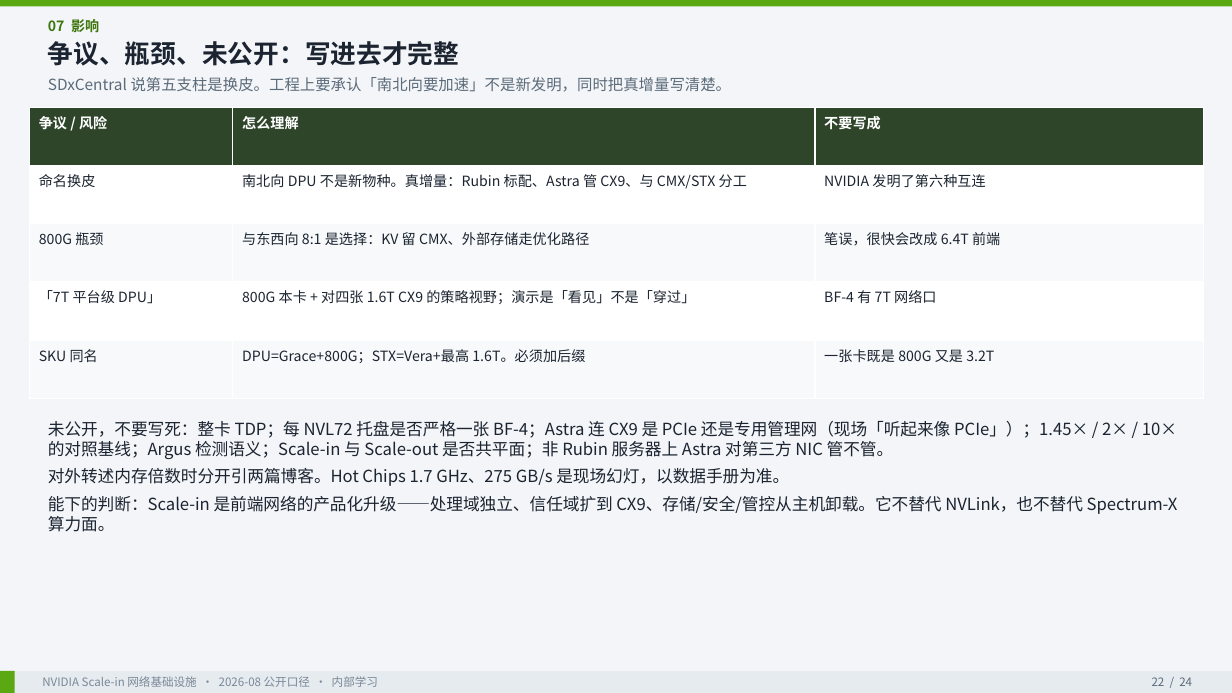
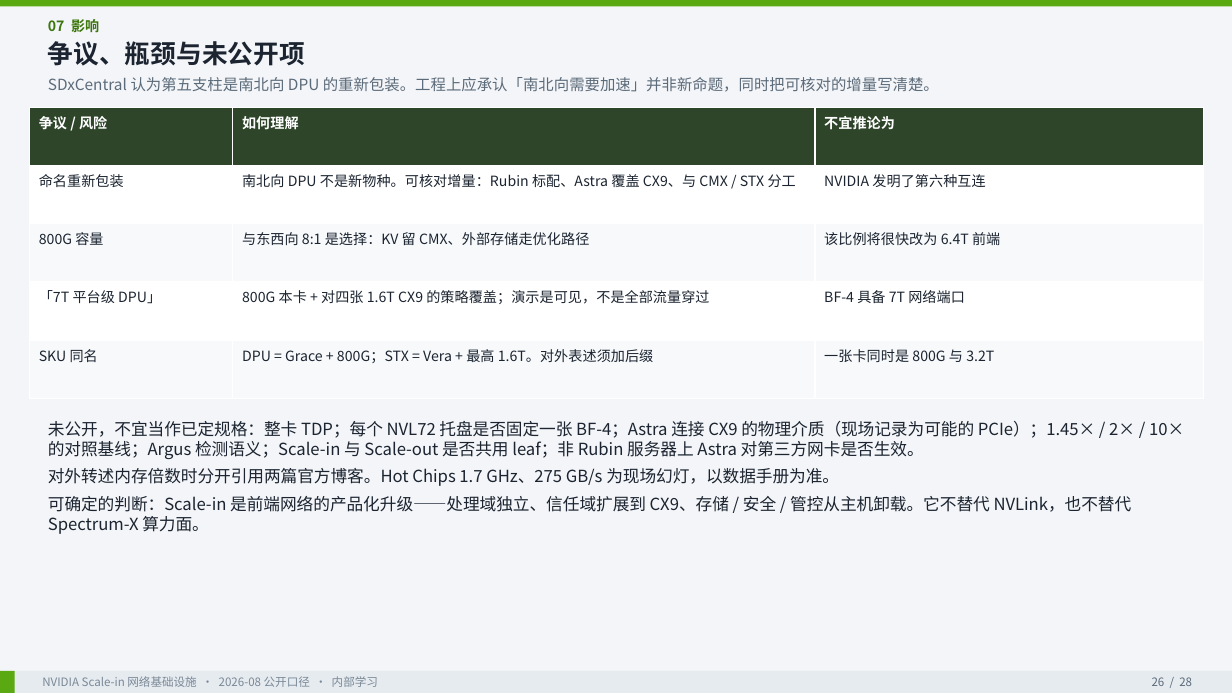
Before and after one commit to ghsshou/ai_work, a slide deck: slide 26 of docs/nvidia-scale-in/NVIDIA_Scale_in_网络基础设施洞察.pptx (slide 22 before the commit). Drawn at 1232x693 pixels with LibreOffice and Linux fonts; fonts in the diff are those of the drawing. Boxes give left, top, right and bottom in pixels: in the first picture for what was removed or moved away, otherwise in the second. Text is boxed around its words. In the diff, an @@ line names an element or a change of style, - is before the commit and + after.

```diff
--- a/docs/nvidia-scale-in/NVIDIA_Scale_in_网络基础设施洞察.pptx
+++ b/docs/nvidia-scale-in/NVIDIA_Scale_in_网络基础设施洞察.pptx
@@ text at (48, 41, 305, 66): text changed @@
-争议、瓶颈、未公开：写进去才完整
+争议、瓶颈与未公开项
@@ text at (48, 77, 939, 92): text changed @@
-SDxCentral 说第五支柱是换皮。工程上要承认「南北向要加速」不是新发明，同时把真增量写清楚。
+SDxCentral 认为第五支柱是南北向 DPU 的重新包装。工程上应承认「南北向需要加速」并非新命题，同时把可核对的增量写清楚。
@@ table at (30, 107, 1203, 398) @@
-row 1, column 2: 怎么理解
+row 1, column 2: 如何理解
-row 1, column 3: 不要写成
+row 1, column 3: 不宜推论为
-row 2, column 1: 命名换皮
+row 2, column 1: 命名重新包装
-row 2, column 2: 南北向 DPU 不是新物种。真增量：Rubin 标配、Astra 管 CX9、与 CMX/STX 分工
+row 2, column 2: 南北向 DPU 不是新物种。可核对增量：Rubin 标配、Astra 覆盖 CX9、与 CMX / STX 分工
-row 3, column 1: 800G 瓶颈
+row 3, column 1: 800G 容量
-row 3, column 3: 笔误，很快会改成 6.4T 前端
+row 3, column 3: 该比例将很快改为 6.4T 前端
-row 4, column 2: 800G 本卡 + 对四张 1.6T CX9 的策略视野；演示是「看见」不是「穿过」
+row 4, column 2: 800G 本卡 + 对四张 1.6T CX9 的策略覆盖；演示是可见，不是全部流量穿过
-row 4, column 3: BF-4 有 7T 网络口
+row 4, column 3: BF-4 具备 7T 网络端口
-row 5, column 2: DPU=Grace+800G；STX=Vera+最高 1.6T。必须加后缀
+row 5, column 2: DPU = Grace + 800G；STX = Vera + 最高 1.6T。对外表述须加后缀
-row 5, column 3: 一张卡既是 800G 又是 3.2T
+row 5, column 3: 一张卡同时是 800G 与 3.2T
@@ text at (48, 421, 1184, 534): text changed @@
-未公开，不要写死：整卡 TDP；每 NVL72 托盘是否严格一张 BF-4；Astra 连 CX9 是 PCIe 还是专用管理网（现场「听起来像 PCIe」）；1.45× / 2× / 10× 的对照基线；Argus 检测语义；Scale-in 与 Scale-out 是否共平面；非 Rubin 服务器上 Astra 对第三方 NIC 管不管。
-对外转述内存倍数时分开引两篇博客。Hot Chips 1.7 GHz、275 GB/s 是现场幻灯，以数据手册为准。
-能下的判断：Scale-in 是前端网络的产品化升级——处理域独立、信任域扩到 CX9、存储/安全/管控从主机卸载。它不替代 NVLink，也不替代 Spectrum-X 算力面。
+未公开，不宜当作已定规格：整卡 TDP；每个 NVL72 托盘是否固定一张 BF-4；Astra 连接 CX9 的物理介质（现场记录为可能的 PCIe）；1.45× / 2× / 10× 的对照基线；Argus 检测语义；Scale-in 与 Scale-out 是否共用 leaf；非 Rubin 服务器上 Astra 对第三方网卡是否生效。
+对外转述内存倍数时分开引用两篇官方博客。Hot Chips 1.7 GHz、275 GB/s 为现场幻灯，以数据手册为准。
+可确定的判断：Scale-in 是前端网络的产品化升级——处理域独立、信任域扩展到 CX9、存储 / 安全 / 管控从主机卸载。它不替代 NVLink，也不替代 Spectrum-X 算力面。
@@ text at (1152, 677, 1192, 686): text changed @@
-22 / 24
+26 / 28
```
Also in this commit, not shown: 23 other slides changed, 4 slides added, 4 other files.
